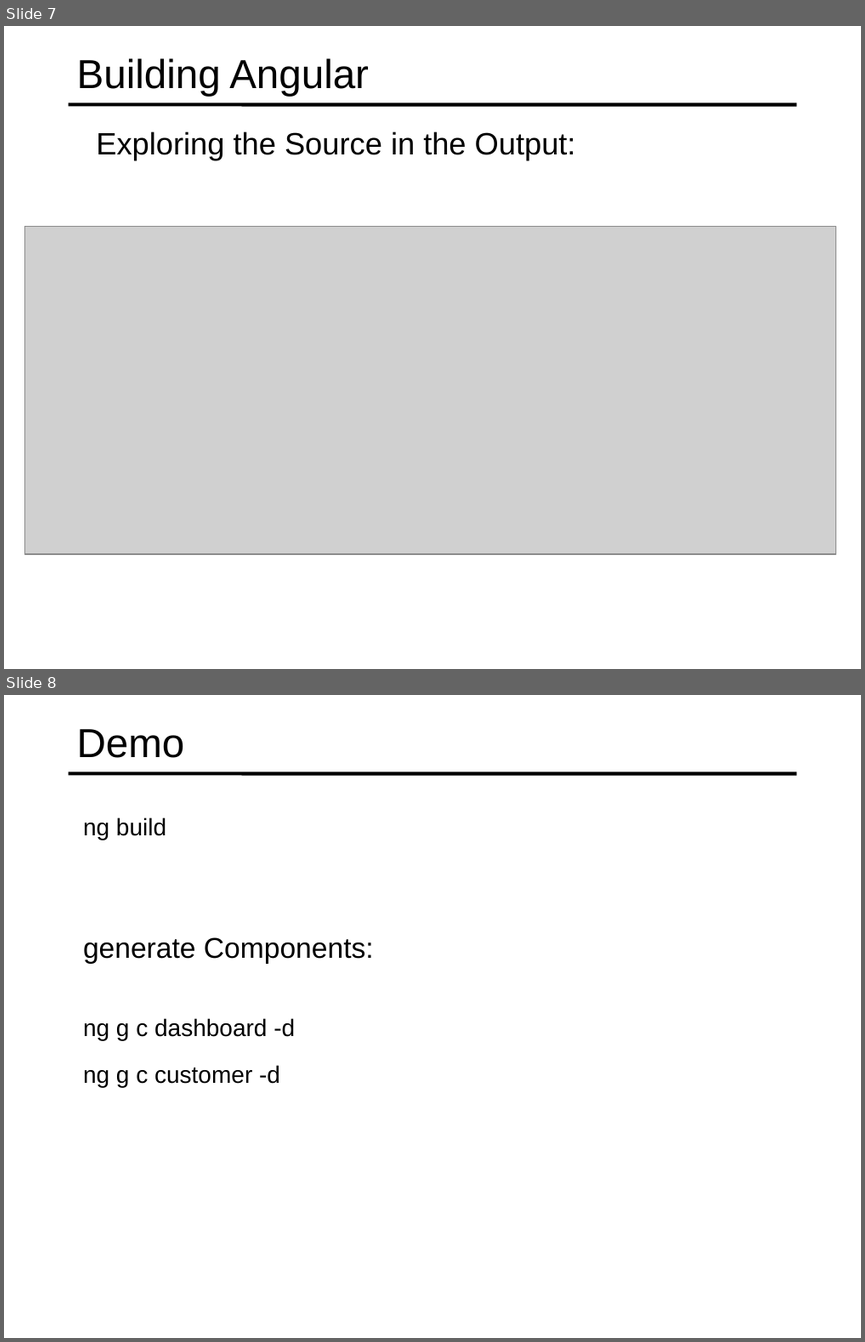
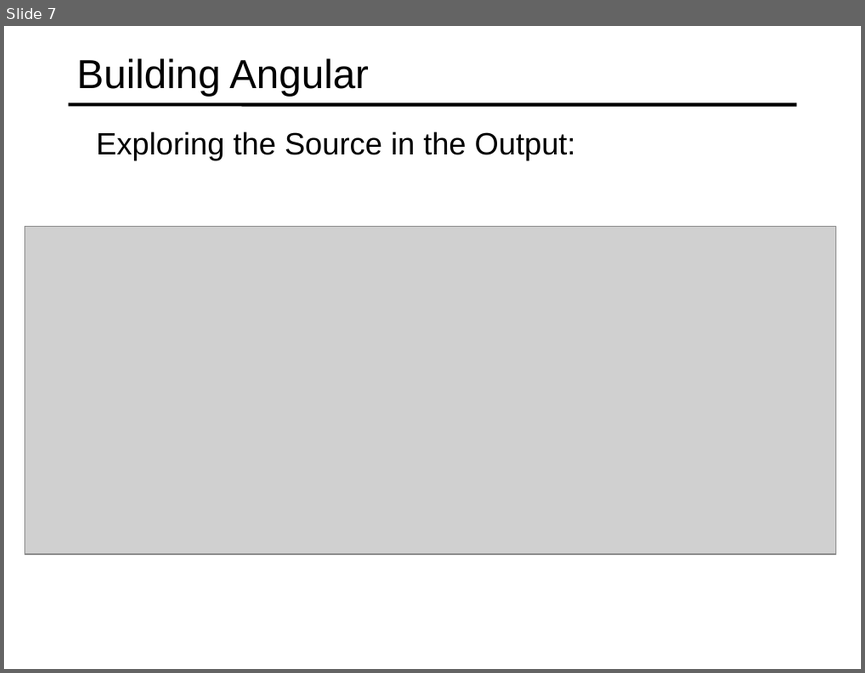
Before and after one commit to specter01wj/Jago_Link_Training, a slide deck: Angular/Angular7/Angular CLI/6.Building and Serving/L6_Building and Serving.ppt. Shown one above the other, each under a label of ours: slides 7 and 8 before the commit, slide 7 after it. The pictures are 865x1342 and 865x673 pixels, drawn with LibreOffice and Linux fonts; fonts in the diff are those of the drawing; grey boxes stand for pictures. Boxes give left, top, right and bottom in pixels: in the first picture for what was removed or moved away, otherwise in the second. Text is boxed around its words. In the diff, an @@ line names an element or a change of style, - is before the commit and + after.

```diff
--- a/Angular/Angular7/Angular CLI/6.Building and Serving/L6_Building and Serving.ppt
+++ b/Angular/Angular7/Angular CLI/6.Building and Serving/L6_Building and Serving.ppt
@@ slide 8 removed at (4, 695, 861, 1338), background #FFFFFF; not listed: 1 template element that a slide beside it also shows @@
@@ title removed at (77, 729, 185, 758) @@
-Demo
@@ text removed at (83, 817, 166, 839) @@
-  ng build
@@ text removed at (83, 937, 374, 964) @@
-  generate Components:
@@ text removed at (83, 1018, 295, 1040) @@
-  ng g c dashboard -d
@@ text removed at (83, 1065, 280, 1087) @@
-  ng g c customer -d
```
Also in this commit, not shown: 1 slide added.
